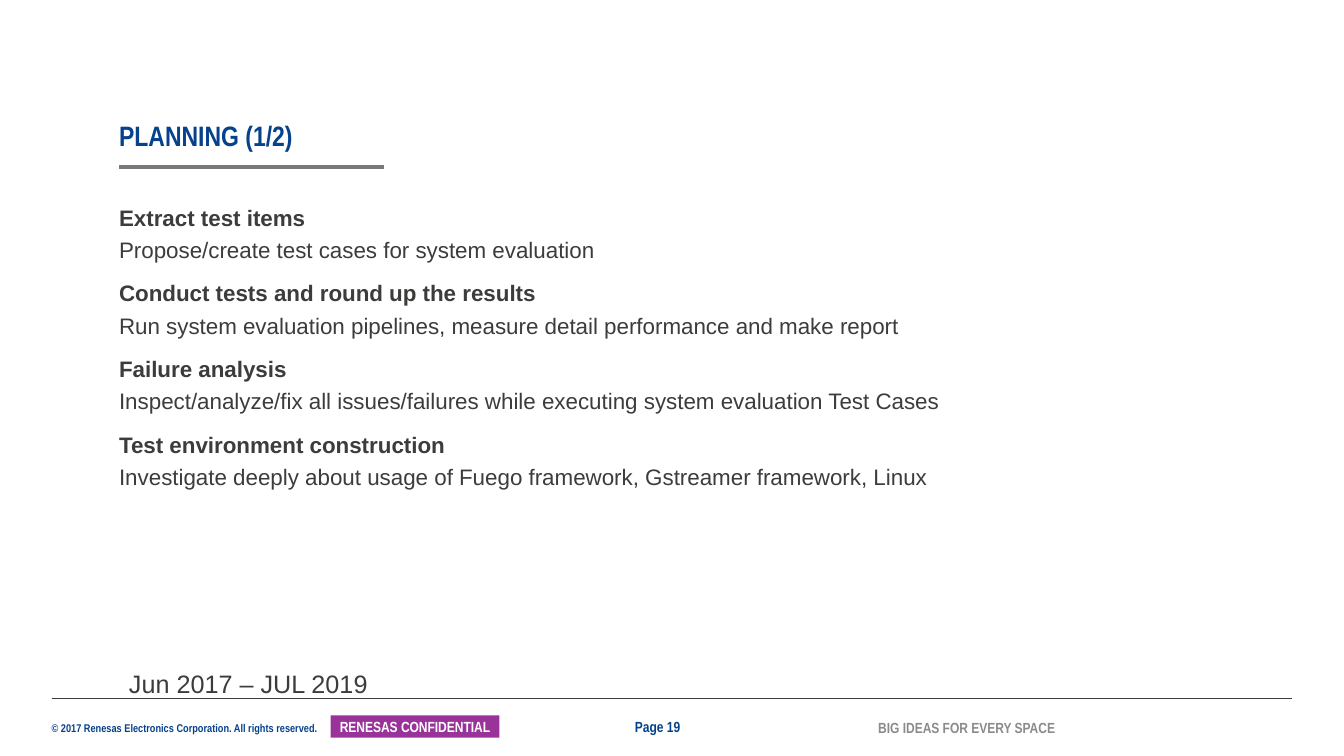
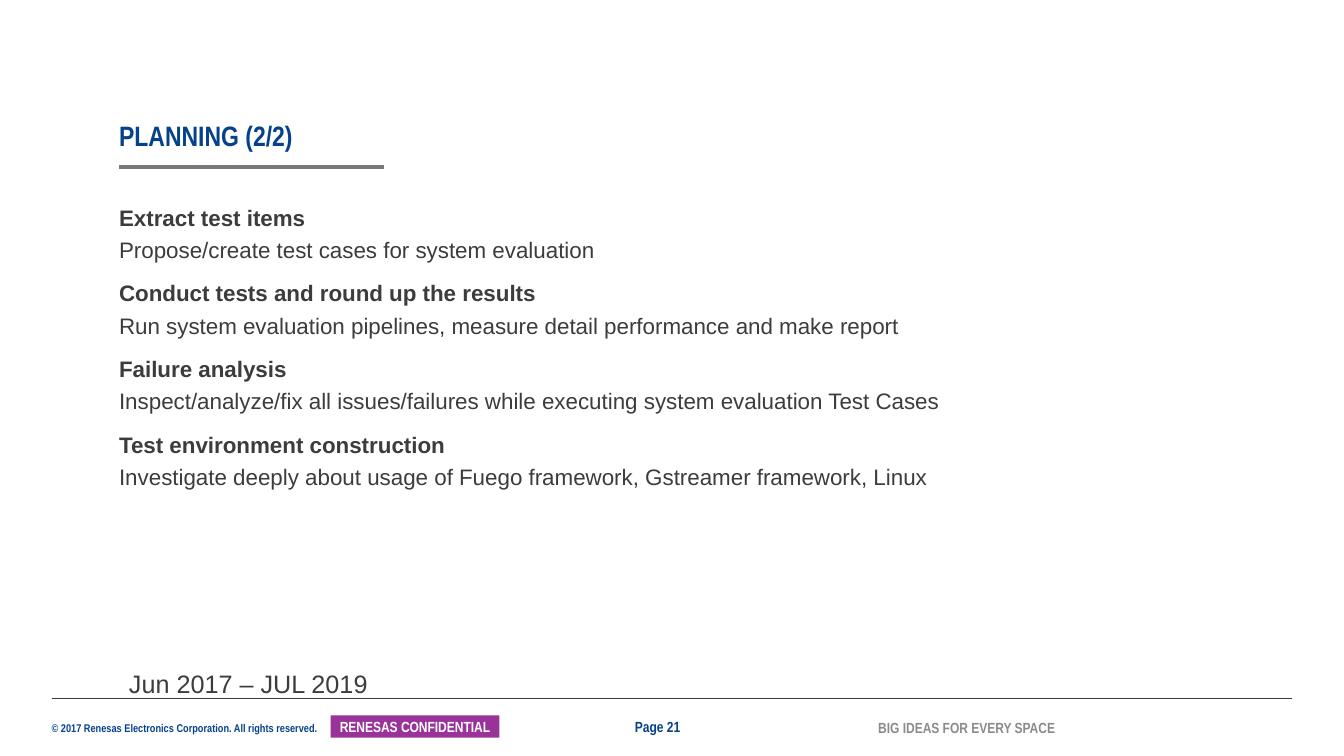
Before and after one commit to ThreeNG/linuxfoundation.org, a slide deck: slide 21 of 1987_Nguyen Ngoc Nghia_RSS1_MentorMentee_25G.pptx (slide 19 before the commit). Drawn at 1344x756 pixels with LibreOffice and Linux fonts; fonts in the diff are those of the drawing; background and template pictures are left out. Boxes give left, top, right and bottom in pixels: in the first picture for what was removed or moved away, otherwise in the second. Text is boxed around its words. In the diff, an @@ line names an element or a change of style, - is before the commit and + after.

```diff
--- a/1987_Nguyen Ngoc Nghia_RSS1_MentorMentee_25G.pptx
+++ b/1987_Nguyen Ngoc Nghia_RSS1_MentorMentee_25G.pptx
@@ title at [119, 125, 292, 151]: text changed @@
-PLANNING (1/2)
+PLANNING (2/2)
@@ page number at [635, 721, 680, 735]: text changed @@
-Page 19
+Page 21
```
Also in this commit, not shown: 2 other slides changed, 2 slides added.
